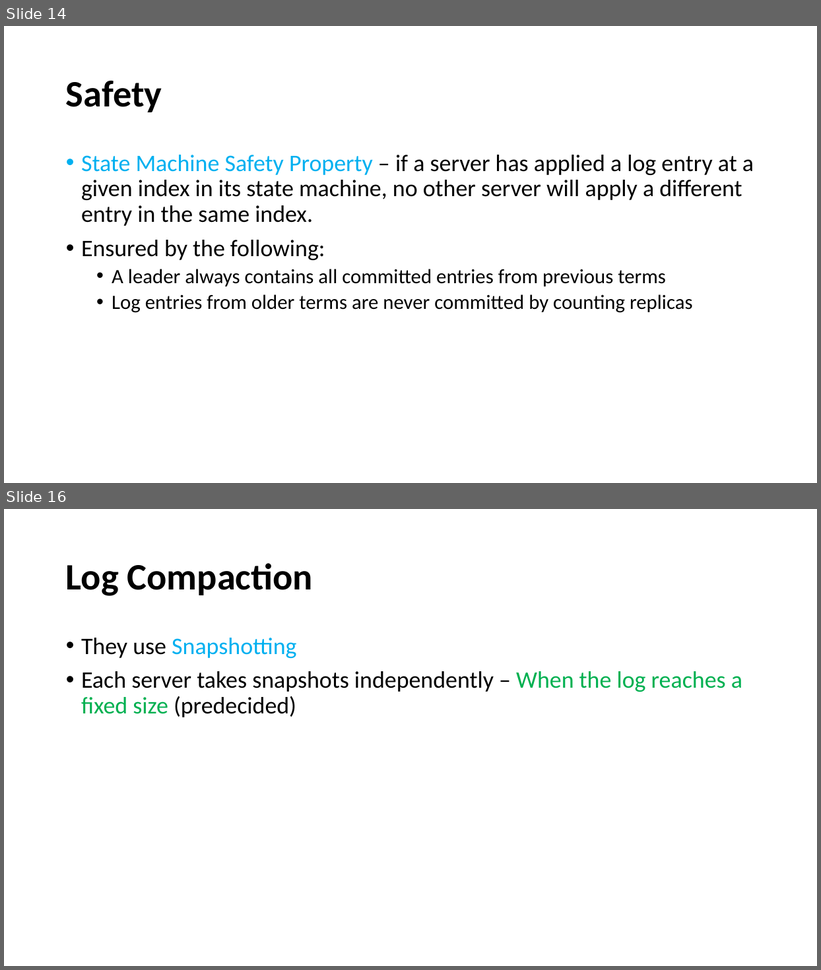
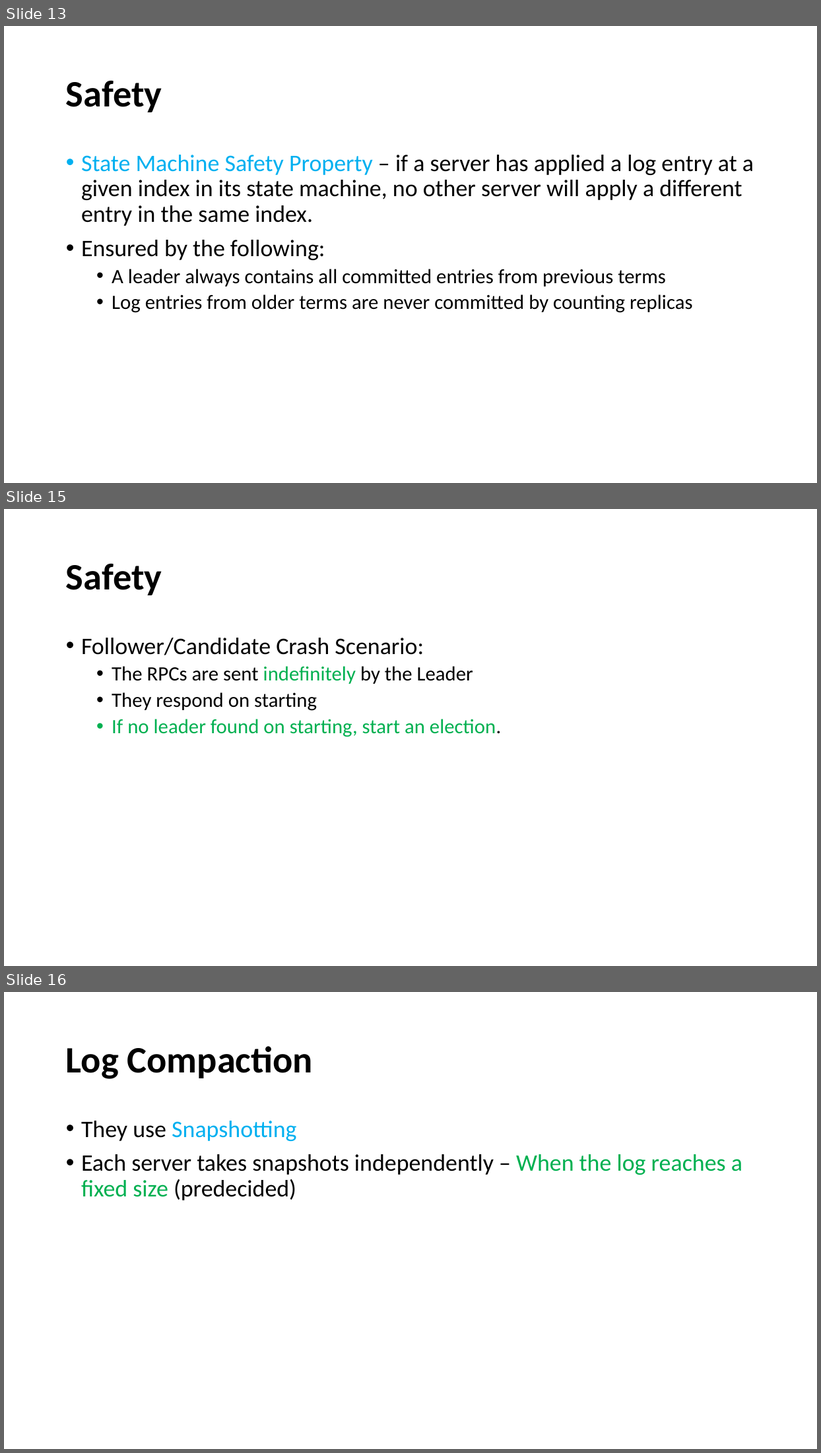
Before and after one commit to paulsaswata/public, a slide deck: The Raft Consensus Algorithm.pptx. Shown one above the other, each under a label of ours: slides 14 and 16 before the commit, slides 13, 15 and 16 after it; the slides between them are not shown. The pictures are 821x970 and 821x1453 pixels, drawn with LibreOffice and Linux fonts; fonts in the diff are those of the drawing. Boxes give left, top, right and bottom in pixels: in the first picture for what was removed or moved away, otherwise in the second. Text is boxed around its words. In the diff, an @@ line names an element or a change of style, - is before the commit and + after.

```diff
--- a/The Raft Consensus Algorithm.pptx
+++ b/The Raft Consensus Algorithm.pptx
@@ slide 15 added at (x1=4, y1=509, x2=817, y2=966), background #FFFFFF @@
@@ title added at (x1=66, y1=563, x2=162, y2=595), 44 pt, text #000000, bold @@
+Safety
@@ text added at (x1=81, y1=638, x2=501, y2=737), 24 pt, text #000000 @@
+• Follower/Candidate Crash Scenario:
+  • The RPCs are sent indefinitely by the Leader
+  • They respond on starting
+  • If no leader found on starting, start an election.
@@ what was slide 14 is now slide 13 @@
```
Also in this commit, not shown: 2 slides changed.
